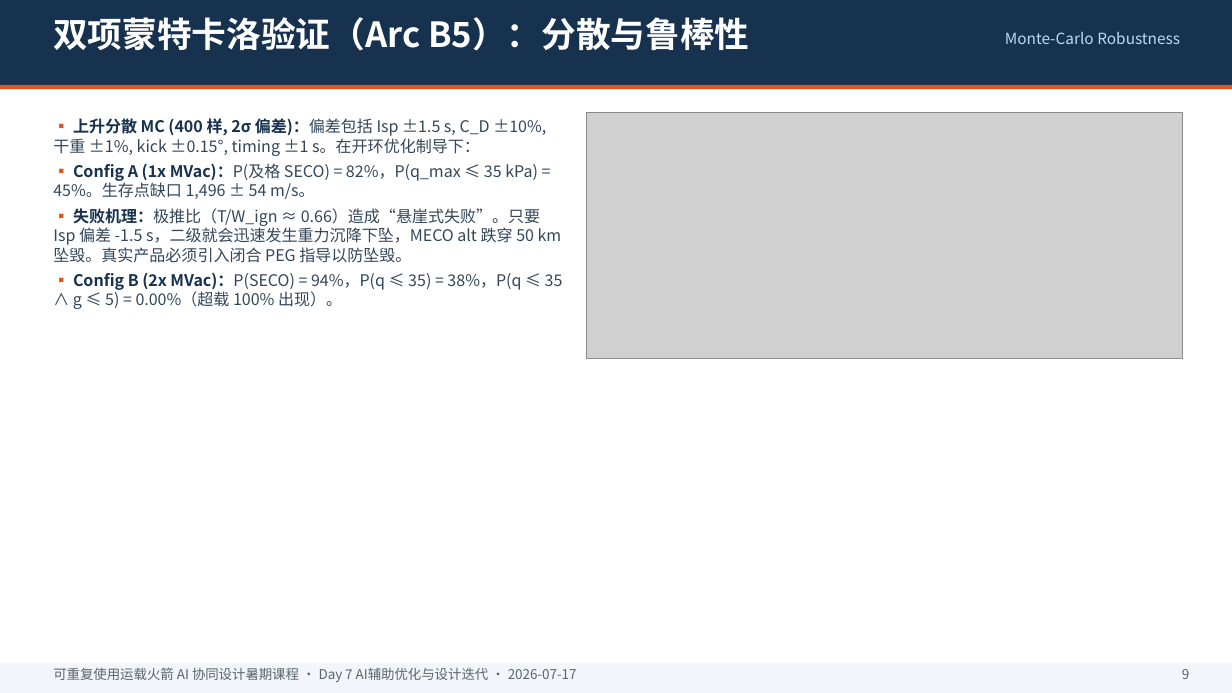
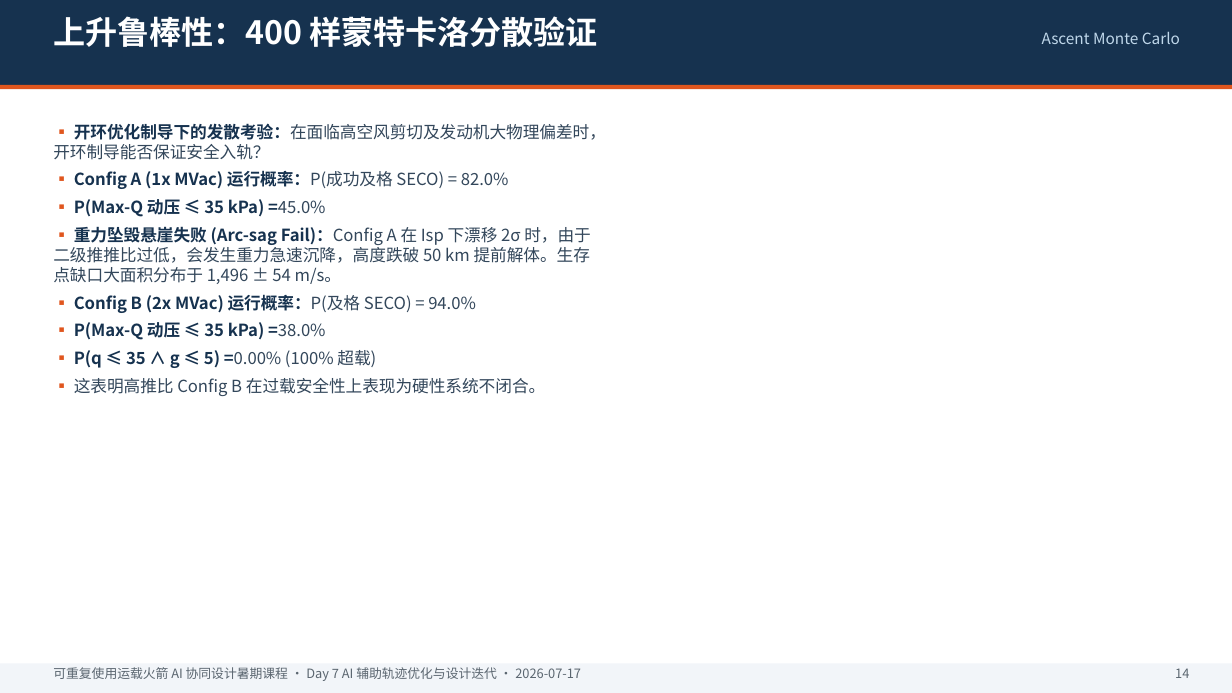
Before and after one commit to irev88/rocket, a slide deck: slide 15 of Day7_AI_辅助优化_设计迭代.pptx (slide 10 before the commit). Drawn at 1232x693 pixels with LibreOffice and Linux fonts; fonts in the diff are those of the drawing; grey boxes stand for pictures. Boxes give left, top, right and bottom in pixels: in the first picture for what was removed or moved away, otherwise in the second. Text is boxed around its words. In the diff, an @@ line names an element or a change of style, - is before the commit and + after.

```diff
--- a/Day7_AI_辅助优化_设计迭代.pptx
+++ b/Day7_AI_辅助优化_设计迭代.pptx
@@ text at (53, 16, 598, 47): text changed; size 27 to 25 pt @@
-双项蒙特卡洛验证（Arc B5）：分散与鲁棒性
+上升鲁棒性：400 样蒙特卡洛分散验证
@@ text at (1042, 31, 1180, 44): text changed @@
-Monte-Carlo Robustness
+Ascent Monte Carlo
@@ picture removed at (587, 113, 1183, 359) @@
@@ text at (53, 123, 606, 396): text changed; size 12.5 to 13 pt @@
-▪ 上升分散 MC (400 样, 2σ 偏差)：偏差包括 Isp ±1.5 s, C_D ±10%, 干重 ±1%, kick ±0.15°, timing ±1 s。在开环优化制导下：
-▪ Config A (1x MVac)：P(及格 SECO) = 82%，P(q_max ≤ 35 kPa) = 45%。生存点缺口 1,496 ± 54 m/s。
-▪ 失败机理：极推比（T/W_ign ≈ 0.66）造成“悬崖式失败”。只要 Isp 偏差 -1.5 s，二级就会迅速发生重力沉降下坠，MECO alt 跌穿 50 km 坠毁。真实产品必须引入闭合 PEG 指导以防坠毁。
-▪ Config B (2x MVac)：P(SECO) = 94%，P(q ≤ 35) = 38%，P(q ≤ 35 ∧ g ≤ 5) = 0.00%（超载 100% 出现）。
+▪ 开环优化制导下的发散考验：在面临高空风剪切及发动机大物理偏差时，开环制导能否保证安全入轨？
+▪ Config A (1x MVac) 运行概率：P(成功及格 SECO) = 82.0%
+▪ P(Max-Q 动压 ≤ 35 kPa) =45.0%
+▪ 重力坠毁悬崖失败 (Arc-sag Fail)：Config A 在 Isp 下漂移 2σ 时，由于二级推推比过低，会发生重力急速沉降，高度跌破 50 km 提前解体。生存点缺口大面积分布于 1,496 ± 54 m/s。
+▪ Config B (2x MVac) 运行概率：P(及格 SECO) = 94.0%
+▪ P(Max-Q 动压 ≤ 35 kPa) =38.0%
+▪ P(q ≤ 35 ∧ g ≤ 5) =0.00% (100% 超载)
+▪ 这表明高推比 Config B 在过载安全性上表现为硬性系统不闭合。
@@ text at (53, 667, 581, 681): text changed; size 10.5 to 10 pt @@
-可重复使用运载火箭 AI 协同设计暑期课程 · Day 7 AI辅助优化与设计迭代 · 2026-07-17
+可重复使用运载火箭 AI 协同设计暑期课程 · Day 7 AI 辅助轨迹优化与设计迭代 · 2026-07-17
@@ text at (1175, 668, 1189, 678): text changed; size 10.5 to 10 pt @@
-9
+14
```
Also in this commit, not shown: 14 other slides changed, 5 slides added, 3 other files.
